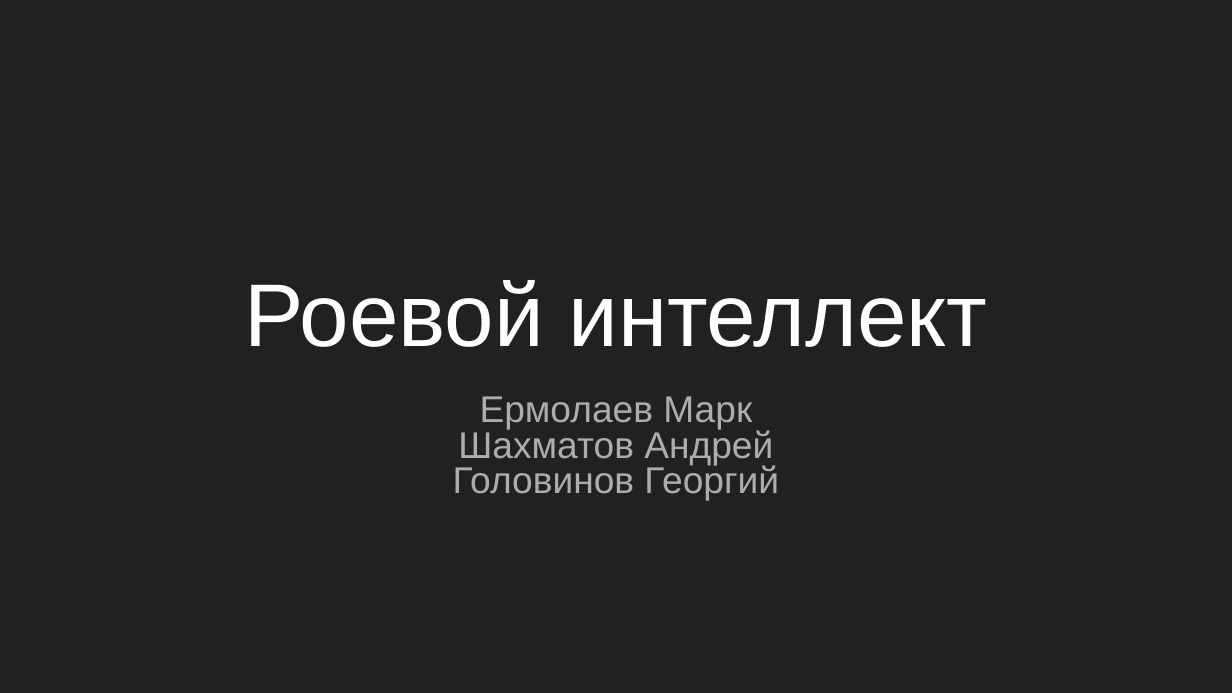
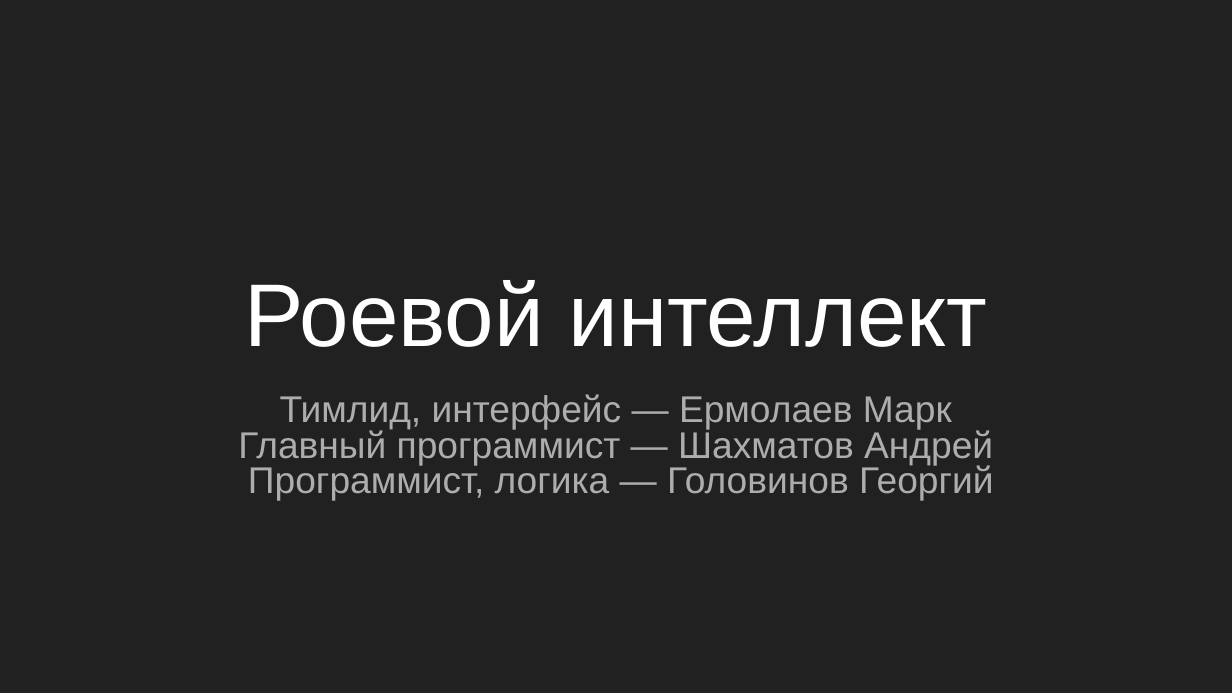
Before and after one commit to Marklzzz/ants, a slide deck: slide 1 of Роевой интеллект.pptx. Drawn at 1232x693 pixels with LibreOffice and Linux fonts; fonts in the diff are those of the drawing. Boxes give left, top, right and bottom in pixels: in the first picture for what was removed or moved away, otherwise in the second. Text is boxed around its words. In the diff, an @@ line names an element or a change of style, - is before the commit and + after.

Commit message:
Final presentation

```diff
--- a/Роевой интеллект.pptx
+++ b/Роевой интеллект.pptx
@@ subtitle at (x1=238, y1=394, x2=994, y2=500): text changed @@
-Ермолаев Марк
-Шахматов Андрей
-Головинов Георгий
+Тимлид, интерфейс — Ермолаев Марк
+Главный программист — Шахматов Андрей
+Программист, логика — Головинов Георгий
```
Also in this commit, not shown: 1 other slide changed, 1 slide added.
